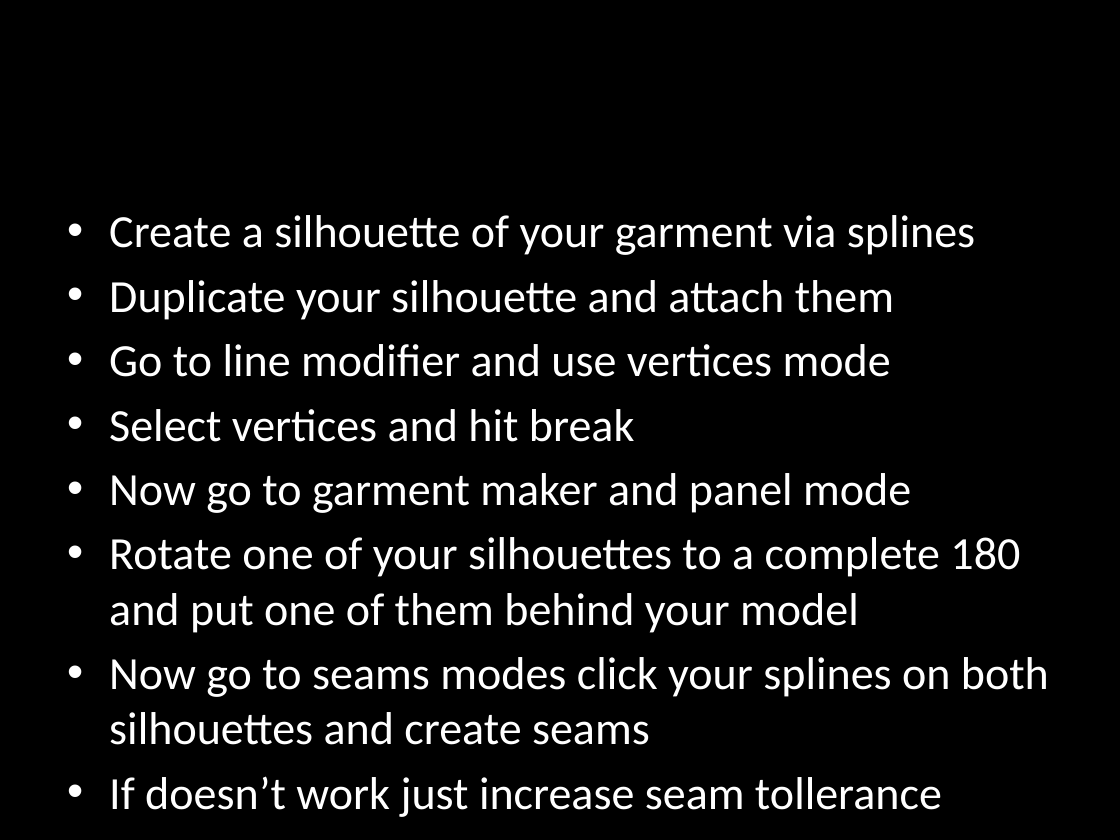
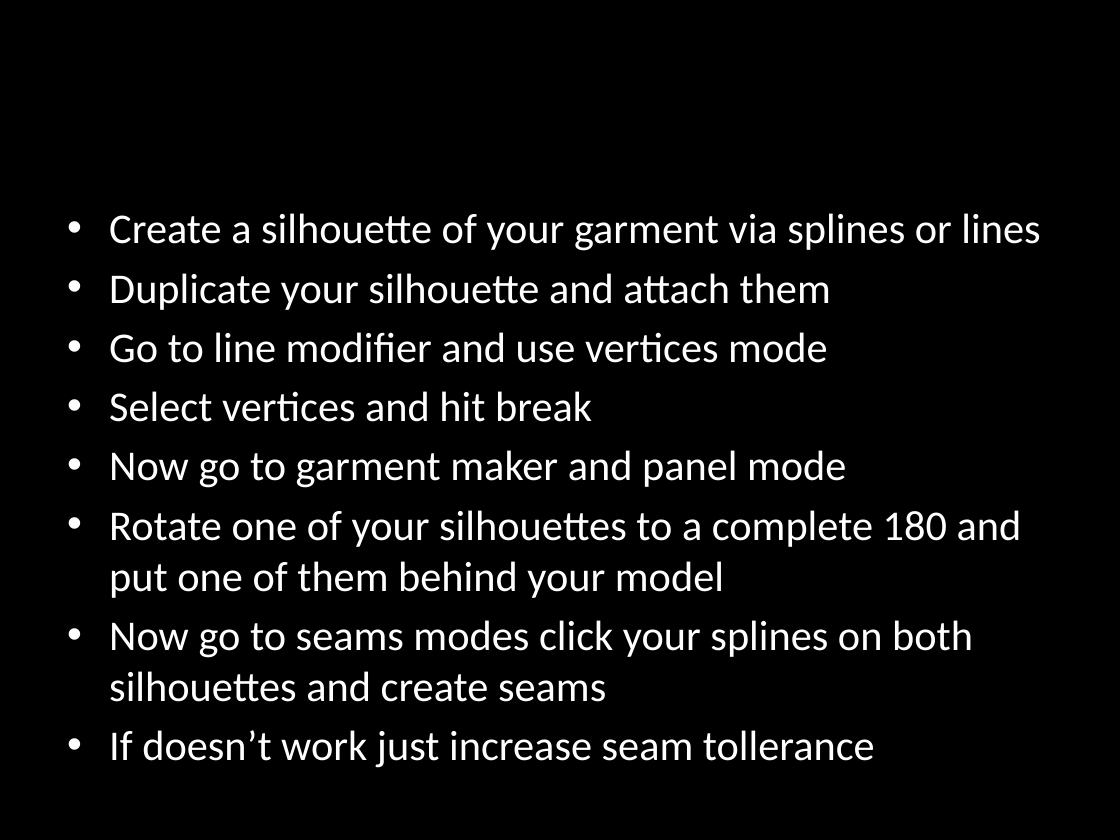
Before and after one commit to diego04/3ds-max-cloth-presentation, a slide deck: slide 10 of Cloth Presentation; not finished.pptx (slide 8 before the commit). Drawn at 1120x840 pixels with LibreOffice and Linux fonts; fonts in the diff are those of the drawing. Boxes give left, top, right and bottom in pixels: in the first picture for what was removed or moved away, otherwise in the second. Text is boxed around its words. In the diff, an @@ line names an element or a change of style, - is before the commit and + after.

```diff
--- a/Cloth Presentation; not finished.pptx
+++ b/Cloth Presentation; not finished.pptx
@@ text at (x1=109, y1=213, x2=1040, y2=251): text changed; size 29.6 to 27.2 pt @@
-• Create a silhouette of your garment via splines
+• Create a silhouette of your garment via splines or lines
@@ text at (x1=109, y1=273, x2=1022, y2=768): size 29.6 to 27.2 pt in "Duplicate your silhouette and attach them", "Go to line modifier and use vertices ...", "Select vertices and hit break", "Now go to garment maker and panel ..." and 3 more places @@
```
Also in this commit, not shown: 4 other slides changed, 3 slides added, 1 slide removed.
